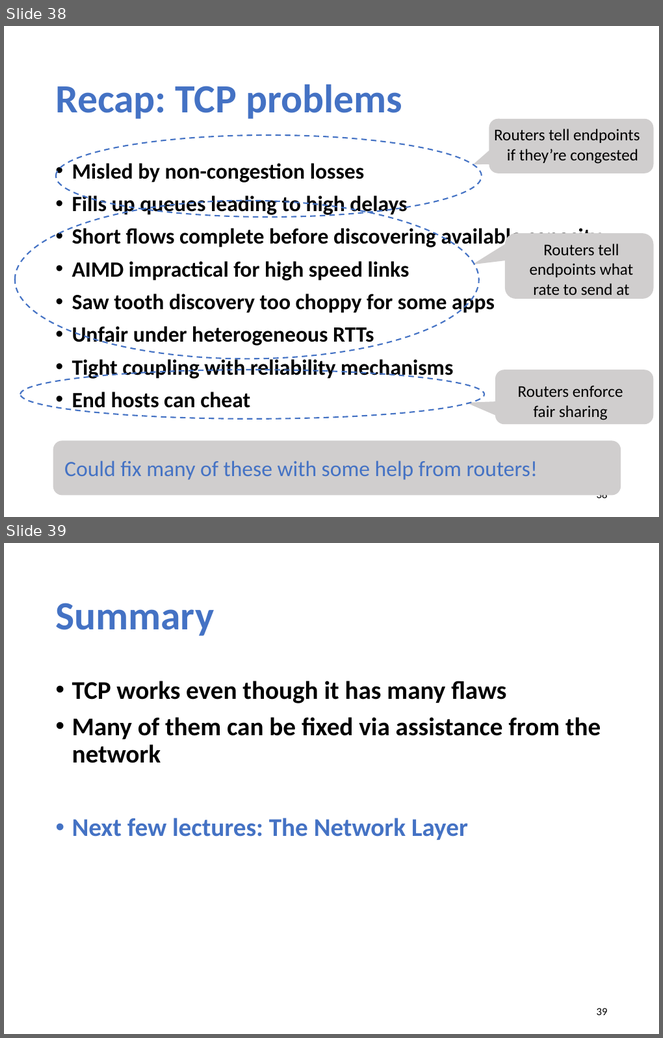
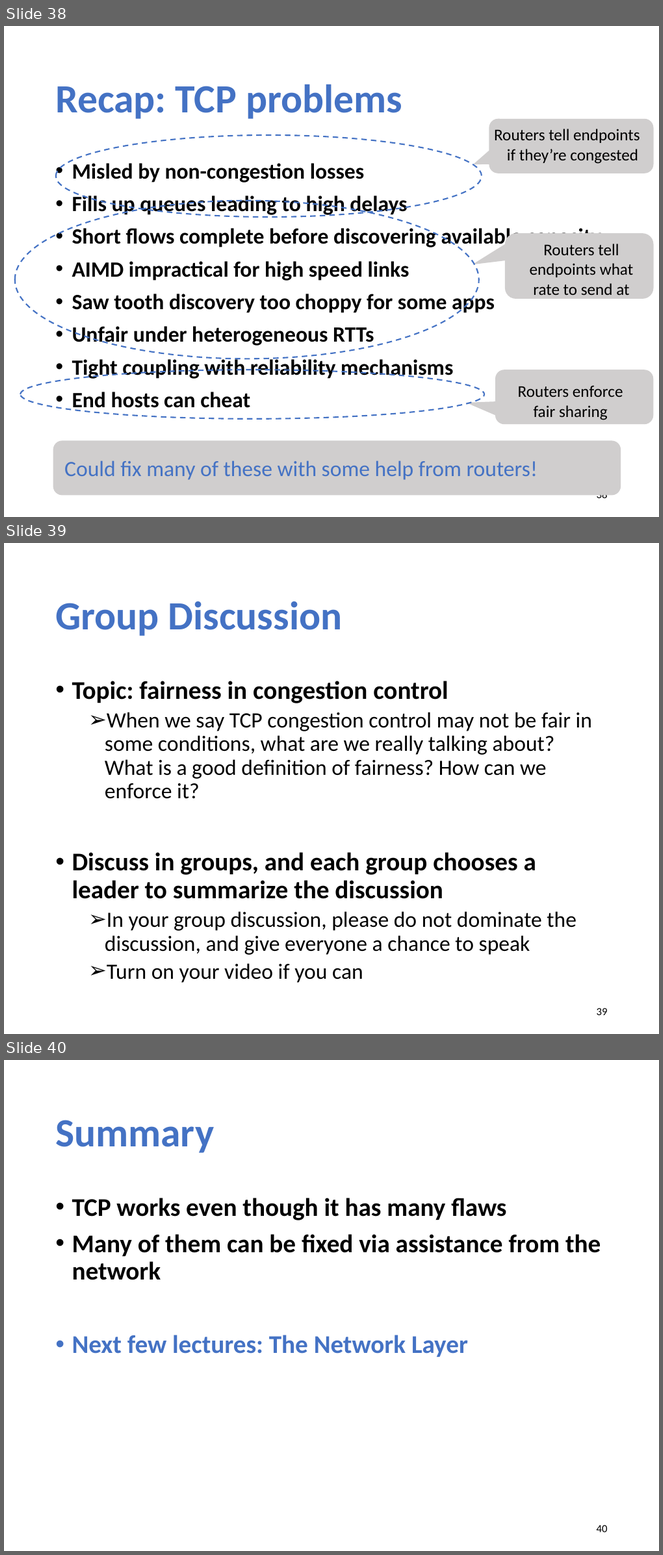
Before and after one commit to xinjin/course-net, a slide deck: slides/lec09_congestion.pptx. Shown one above the other, each under a label of ours: slides 38 and 39 before the commit, slides 38, 39 and 40 after it. The pictures are 663x1038 and 663x1555 pixels, drawn with LibreOffice and Linux fonts; fonts in the diff are those of the drawing. Boxes give left, top, right and bottom in pixels: in the first picture for what was removed or moved away, otherwise in the second. Text is boxed around its words. In the diff, an @@ line names an element or a change of style, - is before the commit and + after.

```diff
--- a/slides/lec09_congestion.pptx
+++ b/slides/lec09_congestion.pptx
@@ slide 39 added at [4,543,659,1034], background #FFFFFF @@
@@ title added at [55,601,342,636], 44 pt, text #4472C4, bold @@
+Group Discussion
@@ text added at [72,681,592,983], 24 pt, text #000000 @@
+• Topic: fairness in congestion control
+  ➢ When we say TCP congestion control may not be fair in some conditions, what are we really talking about? What is a good definition of fairness? How can we enforce it?
+• Discuss in groups, and each group chooses a leader to summarize the discussion
+  ➢ In your group discussion, please do not dominate the discussion, and give everyone a chance to speak
+  ➢ Turn on your video if you can
@@ page number added at [597,1008,608,1016], 12 pt, text #000000 @@
+39
@@ what was slide 39 is now slide 40 @@
@@ page number at [597,1525,608,1533]: text changed @@
-39
+40
```
Also in this commit, not shown: 4 slides changed, 3 other files.
